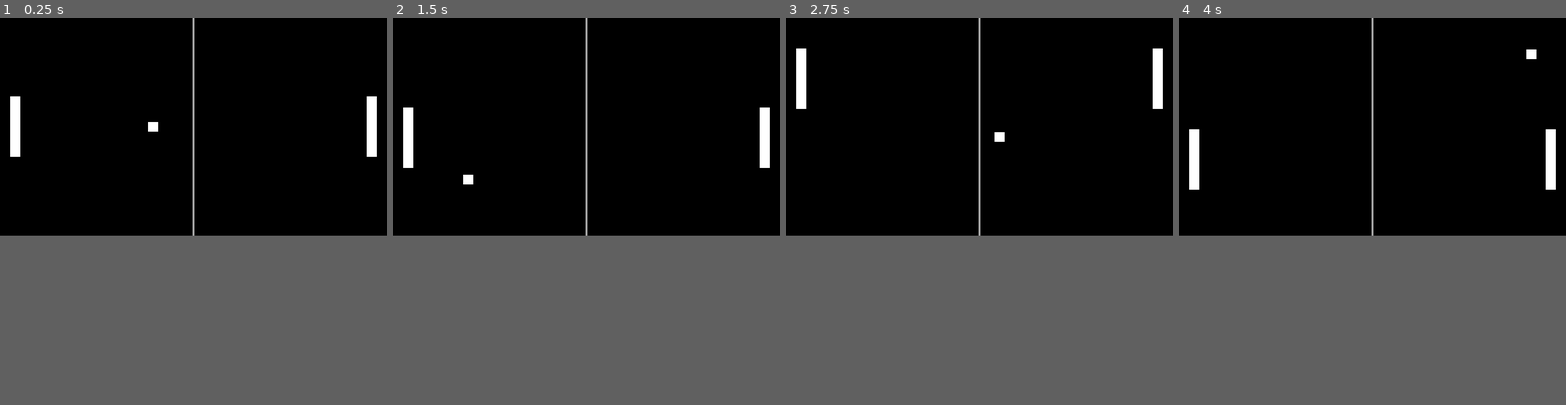
Above: before the commit, frames 1-4 (left to right).
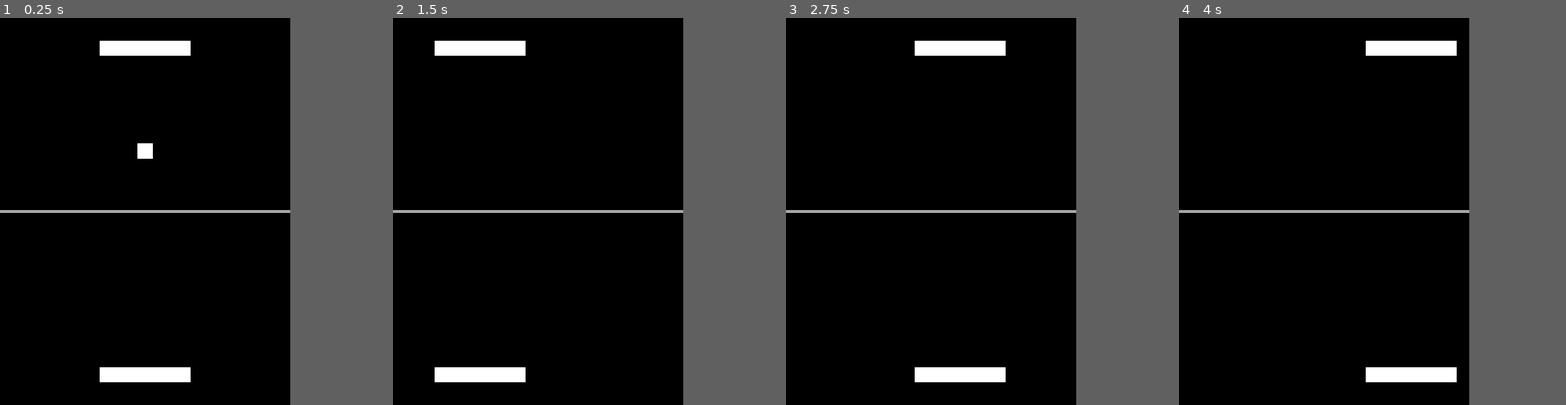
Above: after the commit, the same moments.

Repository: AlixBarreaux/pong-bup
Game: Godot game, scene res://scenes/level.tscn
The game is run twice, just before and just after one commit, with the same random seed, the same clock (stepped at 60 frames per second) and the same inputs.
Inputs (mouse positions are in pixels of both pictures, inside the frame that each line leads up to):
- Up to frame 1 (0.25 s): no input
- Up to frame 2 (1.5 s): move the mouse to (671, 114) at 0.52 s; move the mouse to (509, 137) at 1.27 s
- Up to frame 3 (2.75 s): move the mouse to (1018, 79) at 2.02 s
- Up to frame 4 (4 s): move the mouse to (1353, 168) at 2.77 s; move the mouse to (1488, 161) at 3.52 s
The window is 800x450 before the commit and 600x800 after it. Grey fills any space a smaller window leaves; there, only what the larger window draws over its background counts as a difference.

The runs differ from the first frame. In frame 1, 3.7% of the frame differs, in the area x 0-98%, y 0-95%; in frame 2, 3.5%; in frame 3, 3.5%; in frame 4, 3.5%.

Commit message:
Feat: Convert project to mobile
The project is now intended to be played on mobile with a portrait orientation

Diff:
--- a/project.godot
+++ b/project.godot
@@ -22,9 +22,13 @@
 
 [display]
 
-window/size/viewport_width=1920
-window/size/viewport_height=1080
+window/size/viewport_width=960
+window/size/viewport_height=1280
+window/size/window_width_override=480
+window/size/window_height_override=640
 window/stretch/mode="canvas_items"
+window/stretch/aspect="expand"
+window/handheld/orientation=1
 
 [layer_names]
 
--- a/scenes/game.tscn
+++ b/scenes/game.tscn
@@ -1,6 +1,7 @@
-[gd_scene load_steps=2 format=3 uid="uid://76puc44qif6i"]
+[gd_scene load_steps=3 format=3 uid="uid://76puc44qif6i"]
 
 [ext_resource type="PackedScene" uid="uid://b5fu161rra3ly" path="res://scenes/level.tscn" id="1_jqskf"]
+[ext_resource type="PackedScene" uid="uid://dxqeqvd26m2pd" path="res://scenes/ui/scoring_ui.tscn" id="2_17fjh"]
 
 [node name="Game" type="Node"]
 
@@ -8,17 +9,4 @@
 
 [node name="CanvasLayer" type="CanvasLayer" parent="."]
 
-[node name="HBoxContainer" type="HBoxContainer" parent="CanvasLayer"]
-anchors_preset = 10
-anchor_right = 1.0
-offset_bottom = 112.0
-grow_horizontal = 2
-size_flags_horizontal = 3
-size_flags_vertical = 3
-alignment = 1
-
-[node name="ScoreLabel" type="Label" parent="CanvasLayer/HBoxContainer"]
-layout_mode = 2
-text = "000000"
-horizontal_alignment = 1
-vertical_alignment = 1
+[node name="HBoxContainer" parent="CanvasLayer" instance=ExtResource("2_17fjh")]
--- a/scenes/goal_detector.tscn
+++ b/scenes/goal_detector.tscn
@@ -3,12 +3,12 @@
 [ext_resource type="Script" path="res://scripts/goal_detector.gd" id="1_msuu5"]
 
 [sub_resource type="RectangleShape2D" id="RectangleShape2D_ukrcm"]
-size = Vector2(180, 1080)
+size = Vector2(960, 200)
 
 [node name="GoalDetector" type="Area2D"]
-position = Vector2(0, 540)
 script = ExtResource("1_msuu5")
 
 [node name="CollisionShape2D" type="CollisionShape2D" parent="."]
-position = Vector2(-90, 0)
 shape = SubResource("RectangleShape2D_ukrcm")
+
+[connection signal="body_entered" from="." to="." method="_on_body_entered"]
--- a/scenes/level.tscn
+++ b/scenes/level.tscn
@@ -5,40 +5,42 @@
 [ext_resource type="PackedScene" uid="uid://bltkhljwl7yp4" path="res://scenes/ball.tscn" id="3_jv0rx"]
 
 [sub_resource type="RectangleShape2D" id="RectangleShape2D_tt23y"]
-size = Vector2(1920, 20)
+size = Vector2(20, 1280)
 
 [node name="Level" type="Node2D"]
 
 [node name="Line2D" type="Line2D" parent="."]
 modulate = Color(0.654232, 0.654232, 0.654232, 1)
-position = Vector2(960, 0)
-points = PackedVector2Array(0, 0, 0, 1080)
+position = Vector2(0, 640)
+points = PackedVector2Array(0, 0, 960, 0)
 
 [node name="ArenaBoundaries" type="StaticBody2D" parent="."]
 collision_mask = 6
 
 [node name="CollisionShape2D" type="CollisionShape2D" parent="ArenaBoundaries"]
-position = Vector2(960, -10)
+position = Vector2(-10, 640)
 shape = SubResource("RectangleShape2D_tt23y")
 
 [node name="CollisionShape2D2" type="CollisionShape2D" parent="ArenaBoundaries"]
-position = Vector2(960, 1090)
+position = Vector2(970, 640)
 shape = SubResource("RectangleShape2D_tt23y")
 
 [node name="GoalDetectors" type="Node2D" parent="."]
 
 [node name="GoalDetector" parent="GoalDetectors" instance=ExtResource("1_r8y3n")]
+position = Vector2(484, -100)
 
 [node name="GoalDetector2" parent="GoalDetectors" instance=ExtResource("1_r8y3n")]
-position = Vector2(1920, 540)
+position = Vector2(480, 1380)
 rotation = -3.14159
 
 [node name="Actors" type="Node2D" parent="."]
 
+[node name="Ball" parent="Actors" instance=ExtResource("3_jv0rx")]
+position = Vector2(480, 640)
+
 [node name="PaddlePlayer" parent="Actors" instance=ExtResource("2_7ttb3")]
+position = Vector2(480, 100)
 
 [node name="PaddlePlayer2" parent="Actors" instance=ExtResource("2_7ttb3")]
-position = Vector2(1845, 540)
-
-[node name="Ball" parent="Actors" instance=ExtResource("3_jv0rx")]
-position = Vector2(960, 540)
+position = Vector2(480, 1180)
--- a/scenes/paddles/paddle.tscn
+++ b/scenes/paddles/paddle.tscn
@@ -3,17 +3,16 @@
 [ext_resource type="Script" path="res://scripts/paddle.gd" id="1_6x57x"]
 
 [sub_resource type="RectangleShape2D" id="RectangleShape2D_vgm5n"]
-size = Vector2(50, 300)
+size = Vector2(300, 50)
 
 [node name="Paddle" type="CharacterBody2D"]
-position = Vector2(75, 540)
 collision_layer = 2
 collision_mask = 5
 script = ExtResource("1_6x57x")
 
 [node name="Polygon2D" type="Polygon2D" parent="."]
-position = Vector2(-25, -150)
-polygon = PackedVector2Array(0, 0, 50, 0, 50, 300, 0, 300)
+position = Vector2(-150, -25)
+polygon = PackedVector2Array(0, 0, 300, 0, 300, 50, 0, 50)
 
 [node name="CollisionShape2D" type="CollisionShape2D" parent="."]
 shape = SubResource("RectangleShape2D_vgm5n")
--- a/scripts/ball.gd
+++ b/scripts/ball.gd
@@ -8,11 +8,11 @@
 
 func _ready():
 	randomize()
-	var initial_direction_x: float = randi() % 2
+	var initial_direction_y: float = randi() % 2
 
-	if initial_direction_x == 0:
-		initial_direction_x = -1
-	self.direction.x = initial_direction_x
+	if initial_direction_y == 0:
+		initial_direction_y = -1
+	self.direction.y = initial_direction_y
 
 
 func _physics_process(_delta: float) -> void:
--- a/scripts/controller_player.gd
+++ b/scripts/controller_player.gd
@@ -12,4 +12,4 @@
 
 
 func _physics_process(delta: float) -> void:
-	paddle.global_position.y = get_global_mouse_position().y
+	paddle.global_position.x = get_global_mouse_position().x
